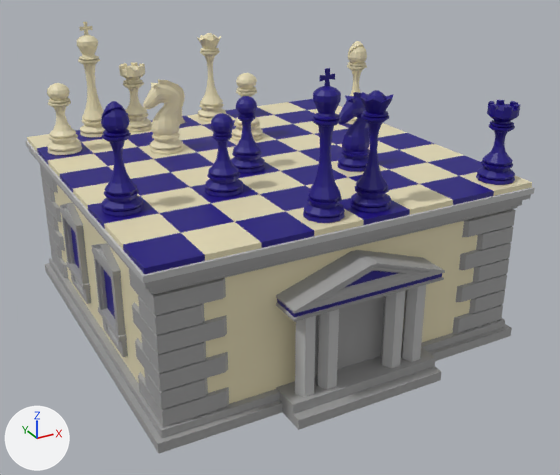
Two versions of the FBX model Blender Models/Law and Politics/Chess.fbx, one commit apart.
The view is the same before and after, from a camera (50 mm lens) standing at (-3.65, -7.12, 3.11) and looking at (0.08, -0.34, -0.28). The lights are fixed; the arrows at lower left show +X, +Y and +Z. Where no turn or scale is listed for an object, it has been applied to the vertices. Vertices at the same position are counted once.

Names of what the first picture shows: 'BB', 'BK', 'BN', 'BP', 'BP.001', 'BQ', 'BR', 'Cylinder', 'WB', 'WK', 'WN', 'WP', 'WP.001', 'WQ', 'WR', 'base', 'corners', 'door', 'roof', 'window'.
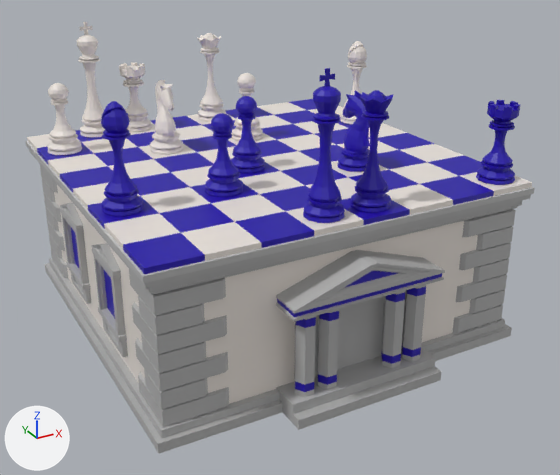
Pixel boxes [x1, y1, x2, y2] of what changed, in the pictures (560 x 475 px):
```json
{"object": "roof", "change": "recoloured", "before": [26, 99, 534, 295], "after": [26, 99, 534, 295]}
{"object": "base", "change": "recoloured", "before": [45, 185, 512, 453], "after": [45, 185, 512, 453]}
{"object": "door", "change": "recoloured", "before": [276, 250, 445, 430], "after": [276, 250, 445, 430]}
{"object": "Cylinder", "change": "recoloured", "before": [295, 285, 426, 397], "after": [295, 285, 426, 397], "on screen": "grey to blue"}
{"object": "window", "change": "recoloured", "before": [60, 203, 128, 357], "after": [60, 203, 128, 357]}
{"object": "BK", "change": "recoloured", "before": [303, 68, 345, 223], "after": [303, 68, 345, 223]}
{"object": "BB", "change": "recoloured", "before": [101, 101, 144, 216], "after": [101, 101, 144, 216]}
{"object": "BQ", "change": "recoloured", "before": [351, 90, 393, 212], "after": [351, 90, 393, 212]}
{"object": "WN", "change": "recoloured, turned", "before": [143, 79, 185, 154], "after": [150, 80, 183, 154], "on screen": "beige to white"}
{"object": "BR", "change": "recoloured", "before": [476, 100, 520, 185], "after": [476, 100, 520, 185]}
{"object": "BP", "change": "recoloured", "before": [205, 113, 243, 197], "after": [205, 113, 243, 197]}
{"object": "BN", "change": "recoloured, turned", "before": [338, 92, 370, 172], "after": [338, 91, 370, 172]}
{"object": "WK", "change": "recoloured", "before": [77, 22, 105, 137], "after": [77, 22, 105, 137], "on screen": "beige to grey"}
{"object": "BP.001", "change": "recoloured", "before": [231, 96, 265, 173], "after": [231, 96, 265, 173]}
{"object": "WP", "change": "recoloured", "before": [47, 83, 82, 155], "after": [47, 83, 82, 155], "on screen": "beige to white"}
{"object": "WR", "change": "recoloured", "before": [119, 62, 152, 132], "after": [119, 62, 152, 132], "on screen": "beige to grey"}
{"object": "WQ", "change": "recoloured", "before": [197, 33, 226, 121], "after": [197, 33, 226, 121], "on screen": "beige to white"}
{"object": "WP.001", "change": "recoloured", "before": [232, 73, 263, 141], "after": [232, 73, 263, 141], "on screen": "beige to white"}
{"object": "WB", "change": "recoloured", "before": [340, 41, 367, 124], "after": [340, 41, 367, 124], "on screen": "beige to grey"}
{"part": 1, "of": "me_cylinder_002", "change": "added", "after": [381, 285, 426, 369]}
{"part": 2, "of": "me_cylinder_002", "change": "added", "after": [295, 309, 339, 397]}
```

Scene script edits in JSON lines:
```json
{"op": "set", "path": "mat_1_primary.base_color", "old": "(0.8, 0.724, 0.477)", "new": "(0.855, 0.794, 0.739)", "note": "beige #e7ddb8 -> white #eee6df"}
{"op": "set", "path": "mat_2_secondary.base_color", "old": "(0.00829, 0.0, 0.211)", "new": "(0.0133, 0.0, 0.41)", "note": "blue #16007f -> blue #1e00ac"}
{"block": "me_cylinder_002", "where": "# used by ob_cylinder; location = (0.6, -2.048, -0.626)"}
{"op": "remove", "block": "me_cylinder_002", "code": "me_cylinder_002.from_pydata(...)  # 96 vertices, 48 faces; spans x -1.3..0.1, y -0.09..4.18, z -0.5..0.5"}
{"op": "remove", "block": "me_cylinder_002", "code": "me_cylinder_002.materials.append(mat_stone_light)  # grey #bbbbbb"}
{"op": "add", "block": "me_cylinder_002", "code": "me_cylinder_002.from_pydata(...)  # 288 vertices, 240 faces; spans x -1.3..0.1, y -0.09..4.18, z -0.5..0.5"}
{"block": "me_cylinder_002", "change": "me_cylinder_002 part 1: 48 vertices added at x -0.34..0.1, y -0.09..0.09, z -0.32..0.42"}
{"block": "me_cylinder_002", "change": "me_cylinder_002 part 2: 48 vertices added at x -1.3..-0.86, y -0.09..0.09, z -0.32..0.42"}
{"op": "add", "block": "me_cylinder_002", "code": "me_cylinder_002.materials.append(mat_2_secondary)  # blue #1e00ac"}
{"op": "add", "block": "me_cylinder_002", "code": "me_cylinder_002.materials.append(mat_stone_dark)  # grey #9f9f9f"}
{"op": "set", "path": "ob_wn.rotation_euler", "old": "(0.0, 0.0, 0.0)", "new": "(0.0, 0.0, 1.571)", "note": "degrees (0, 0, 0) -> degrees (0, 0, 90)"}
{"op": "set", "path": "ob_bn.rotation_euler", "old": "(0.0, 0.0, 0.0)", "new": "(0.0, 0.0, -1.571)", "note": "degrees (0, 0, 0) -> degrees (0, 0, -90)"}
```
